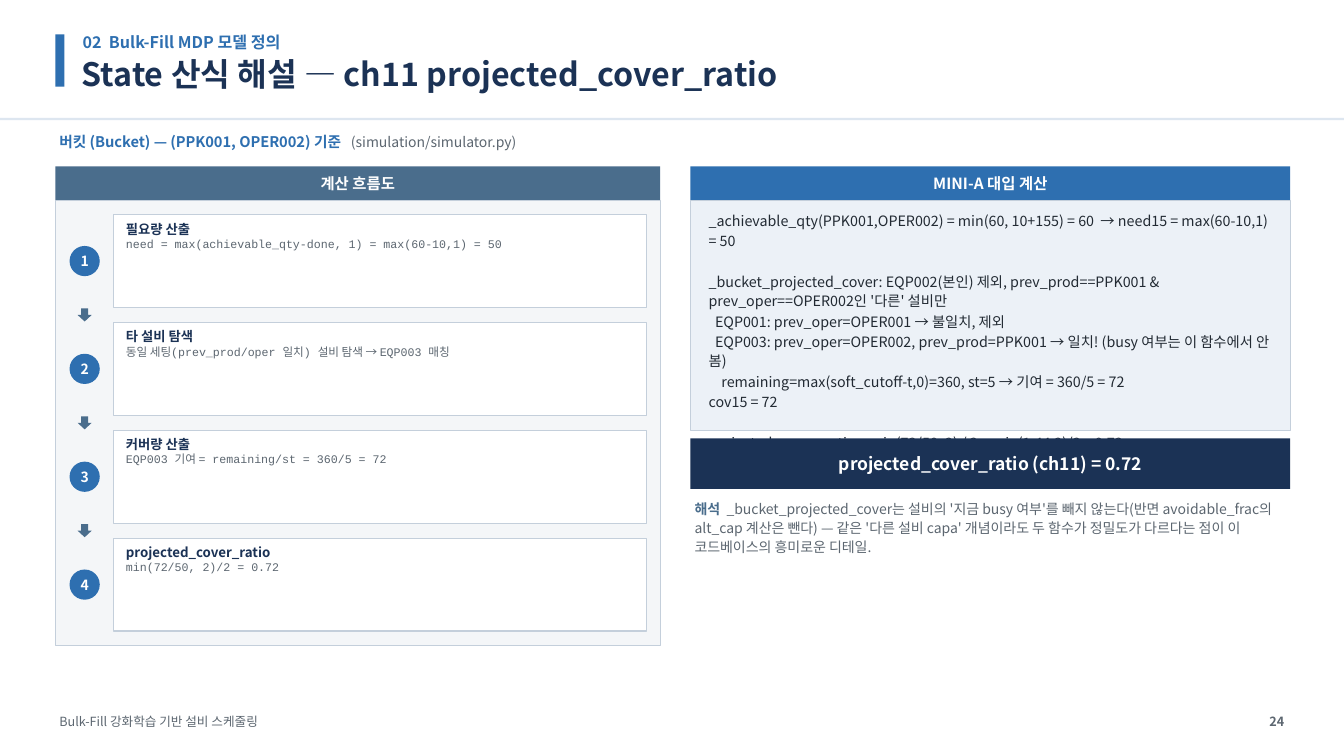
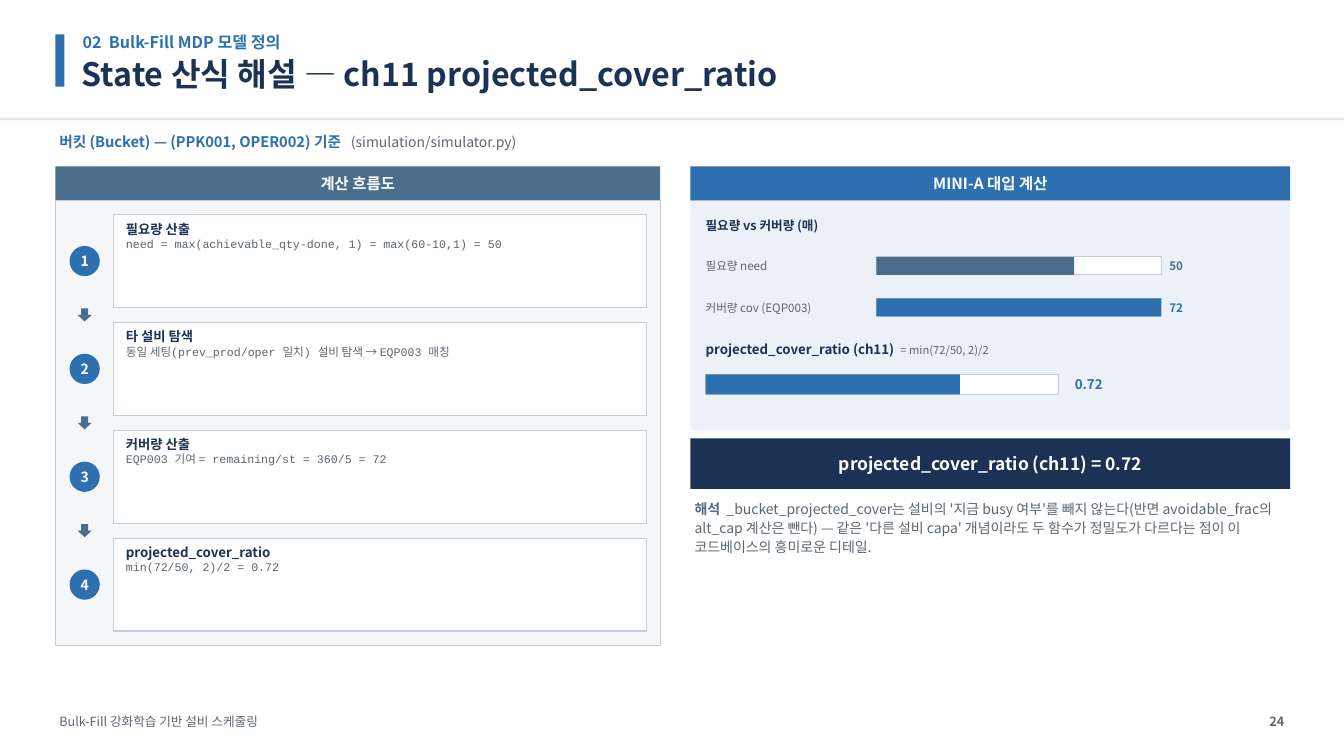
Before and after one commit to relighting123/pjt_scheduling, a slide deck: slide 24 of docs/스케줄링_발표자료.pptx. Drawn at 1344x756 pixels with LibreOffice and Linux fonts; fonts in the diff are those of the drawing. Boxes give left, top, right and bottom in pixels: in the first picture for what was removed or moved away, otherwise in the second. Text is boxed around its words. In the diff, an @@ line names an element or a change of style, - is before the commit and + after.

```diff
--- a/docs/스케줄링_발표자료.pptx
+++ b/docs/스케줄링_발표자료.pptx
@@ rectangle at [691,201,1291,431]: outline #C4CFDB 0.75 pt to none @@
@@ text added at [706,219,818,233], 9 pt, text #1B3255, bold @@
+필요량 vs 커버량 (매)
@@ text removed at [709,214,1269,439] @@
-_achievable_qty(PPK001,OPER002) = min(60, 10+155) = 60 → need15 = max(60-10,1) = 50
-_bucket_projected_cover: EQP002(본인) 제외, prev_prod==PPK001 & prev_oper==OPER002인 '다른' 설비만
-EQP001: prev_oper=OPER001 → 불일치, 제외
-EQP003: prev_oper=OPER002, prev_prod=PPK001 → 일치! (busy 여부는 이 함수에서 안 봄)
-remaining=max(soft_cutoff-t,0)=360, st=5 → 기여 = 360/5 = 72
-cov15 = 72
-projected_cover_ratio = min(72/50, 2) / 2 = min(1.44,2)/2 = 0.72
@@ text added at [706,260,767,271], 8.3 pt, text #5C6670 @@
+필요량 need
@@ rectangle added at [877,257,1163,275], fill #FFFFFF, outline #C4CFDB 0.75 pt @@
@@ rectangle added at [877,257,1075,275], fill #4A6D8C @@
@@ text added at [1169,261,1183,270], 8.3 pt, text #4A6D8C, bold @@
+50
@@ rectangle added at [877,298,1163,317], fill #FFFFFF, outline #C4CFDB 0.75 pt @@
@@ rectangle added at [877,298,1163,317], fill #2E6FB0 @@
@@ text added at [706,302,811,314], 8.3 pt, text #5C6670 @@
+커버량 cov (EQP003)
@@ text added at [1169,303,1183,312], 8.3 pt, text #2E6FB0, bold @@
+72
@@ text added at [706,343,989,357], 9.5 pt, text #1B3255, bold @@
+projected_cover_ratio (ch11) = min(72/50, 2)/2
@@ rectangle added at [706,374,1059,394], fill #FFFFFF, outline #C4CFDB 0.75 pt @@
@@ rectangle added at [706,374,960,394], fill #2E6FB0 @@
@@ text added at [1075,379,1103,389], 9.5 pt, text #2E6FB0, bold @@
+0.72
```
Also in this commit, not shown: 14 other slides changed.
